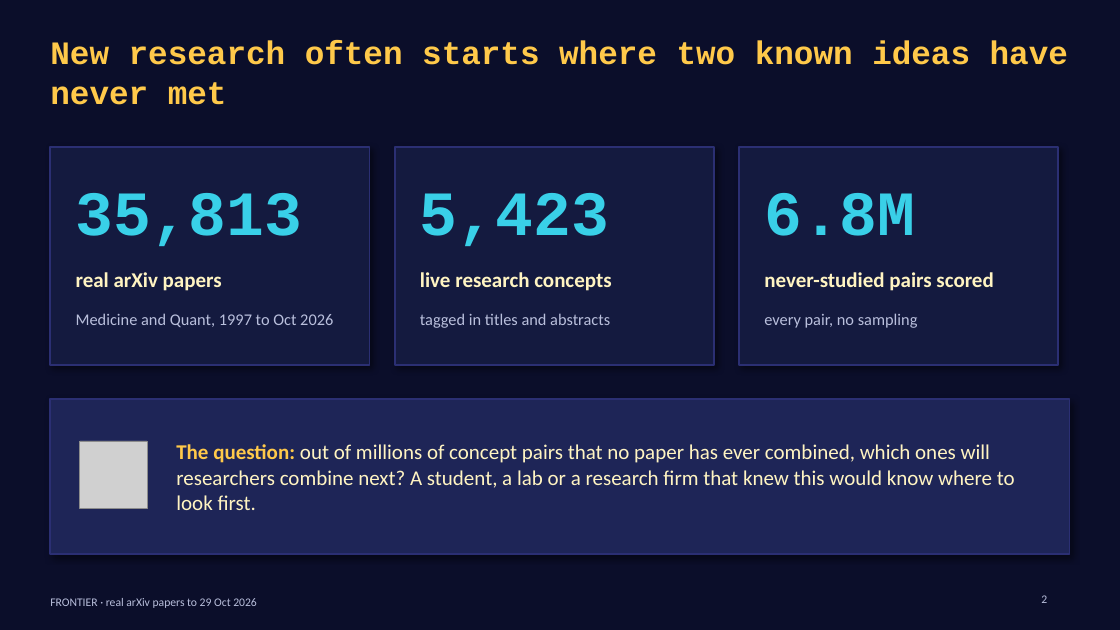
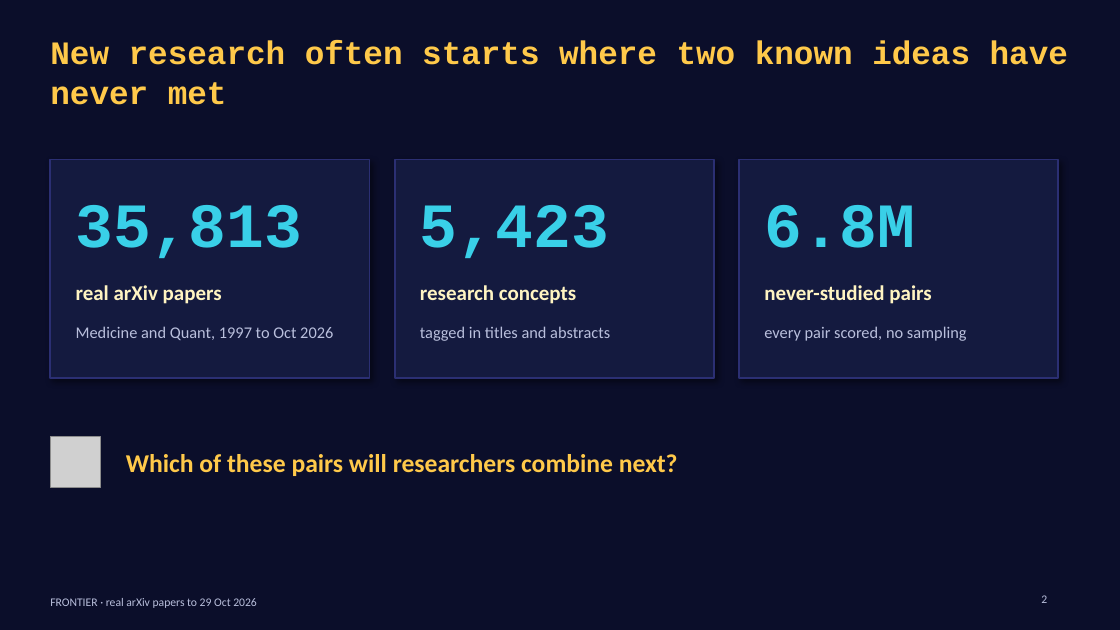
Before and after one commit to harri-selva/FRONTIER, a slide deck: slide 2 of deck/FRONTIER_pitch.pptx. Drawn at 1120x630 pixels with LibreOffice and Linux fonts; fonts in the diff are those of the drawing; grey boxes stand for pictures. Boxes give left, top, right and bottom in pixels: in the first picture for what was removed or moved away, otherwise in the second. Text is boxed around its words. In the diff, an @@ line names an element or a change of style, - is before the commit and + after.

```diff
--- a/deck/FRONTIER_pitch.pptx
+++ b/deck/FRONTIER_pitch.pptx
@@ 3 texts, 3 rectangles moved together from (x1=50, y1=147, x2=1059, y2=365) to (x1=50, y1=160, x2=1059, y2=378) @@
@@ 3 texts moved together from (x1=76, y1=193, x2=915, y2=246) to (x1=76, y1=205, x2=915, y2=258) @@
@@ text at (x1=420, y1=285, x2=576, y2=304): text changed @@
-live research concepts
+research concepts
@@ text at (x1=764, y1=285, x2=931, y2=304): text changed @@
-never-studied pairs scored
+never-studied pairs
@@ text at (x1=764, y1=326, x2=967, y2=341): text changed @@
-every pair, no sampling
+every pair scored, no sampling
@@ rectangle removed at (x1=50, y1=399, x2=1070, y2=555) @@
@@ picture resized from (x1=80, y1=441, x2=147, y2=508) to (x1=50, y1=437, x2=101, y2=487) @@
@@ text removed at (x1=176, y1=444, x2=1015, y2=510) @@
-The question: out of millions of concept pairs that no paper has ever combined, which ones will researchers combine next? A student, a lab or a research firm that knew this would know where to look first.
@@ text added at (x1=126, y1=454, x2=678, y2=476), 22 pt, text #FFC94A, bold @@
+Which of these pairs will researchers combine next?
```
Also in this commit, not shown: 5 other slides changed, 2 slides added, 13 slides removed, 1 other file.
